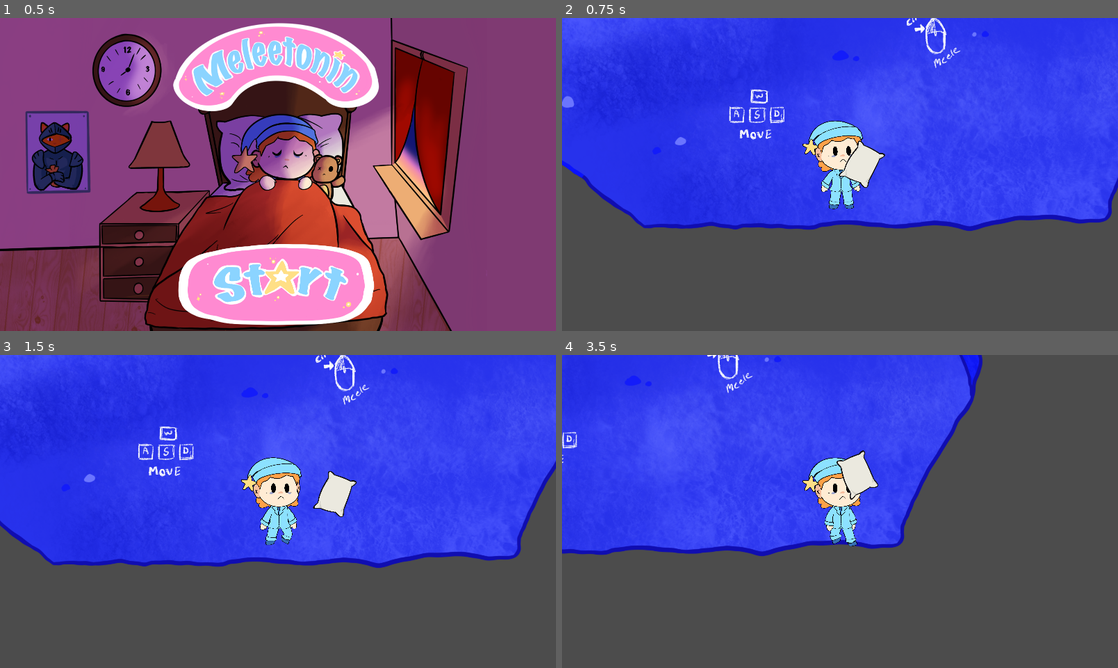
Above: before the commit, frames 1-4 (two rows, left to right).
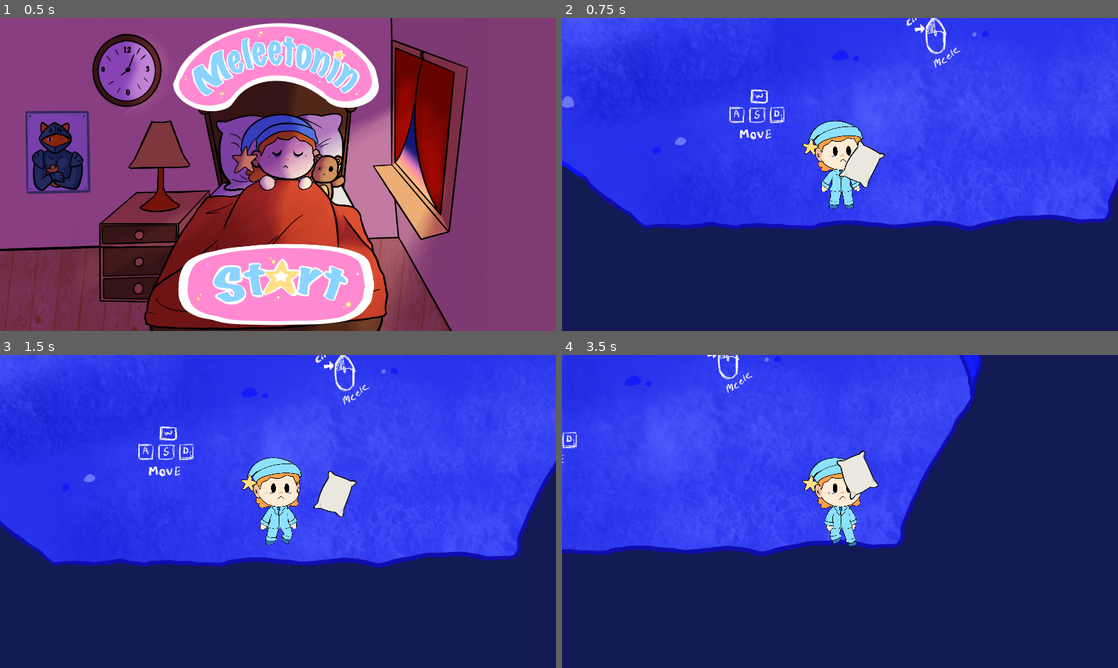
Above: after the commit, the same moments.

Repository: GayFreaks/FiveNightSleep
Game: Godot game, scene res://Main.tscn
The game is run twice, just before and just after one commit, with the same random seed, the same clock (stepped at 60 frames per second) and the same inputs.
Inputs (mouse positions are in pixels of both pictures, inside the frame that each line leads up to):
- Up to frame 1 (0.5 s): no input
- Up to frame 2 (0.75 s): click (840, 284) at 0.5 s
- Up to frame 3 (1.5 s): tap Enter at 1.25 s; move the mouse to (400, 495) at 1.27 s; hold D (Move_Right) from 1.28 s (still down); click (400, 495) at 1.42 s
- Up to frame 4 (3.5 s): move the mouse to (728, 527) at 2.02 s; release D (Move_Right) at 2.03 s; hold S (Move_Down) 2.03-2.78 s; move the mouse to (895, 442) at 2.77 s; hold D (Move_Right) from 2.78 s (still down)

Frame 1 is identical in both runs. In frame 2, 35% of the frame differs, in the area x 0-100%, y 46-100%; in frame 3, 35%; in frame 4, 57%, in the area x 0-100%, y 0-100%.

Commit message:
Change background color

Diff:
--- a/project.godot
+++ b/project.godot
@@ -108,3 +108,7 @@
 
 2d/default_gravity=0
 2d/default_gravity_vector=Vector2( 0, 0 )
+
+[rendering]
+
+environment/default_clear_color=Color( 0.0823529, 0.105882, 0.329412, 1 )
